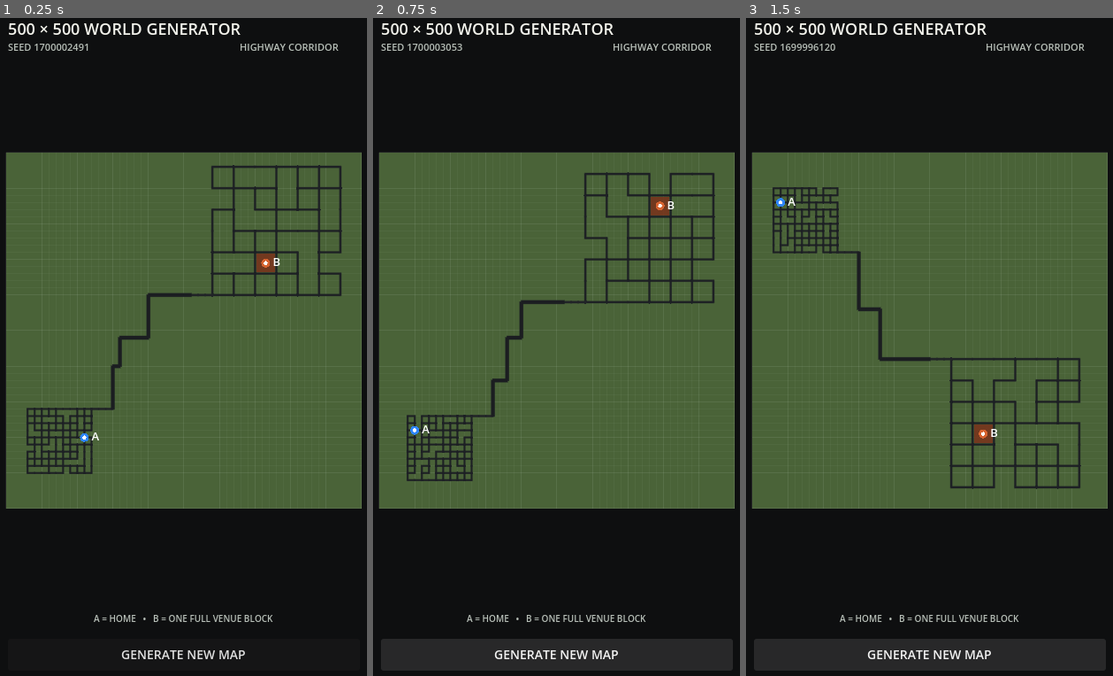
Above: before the commit, frames 1-3 (left to right).
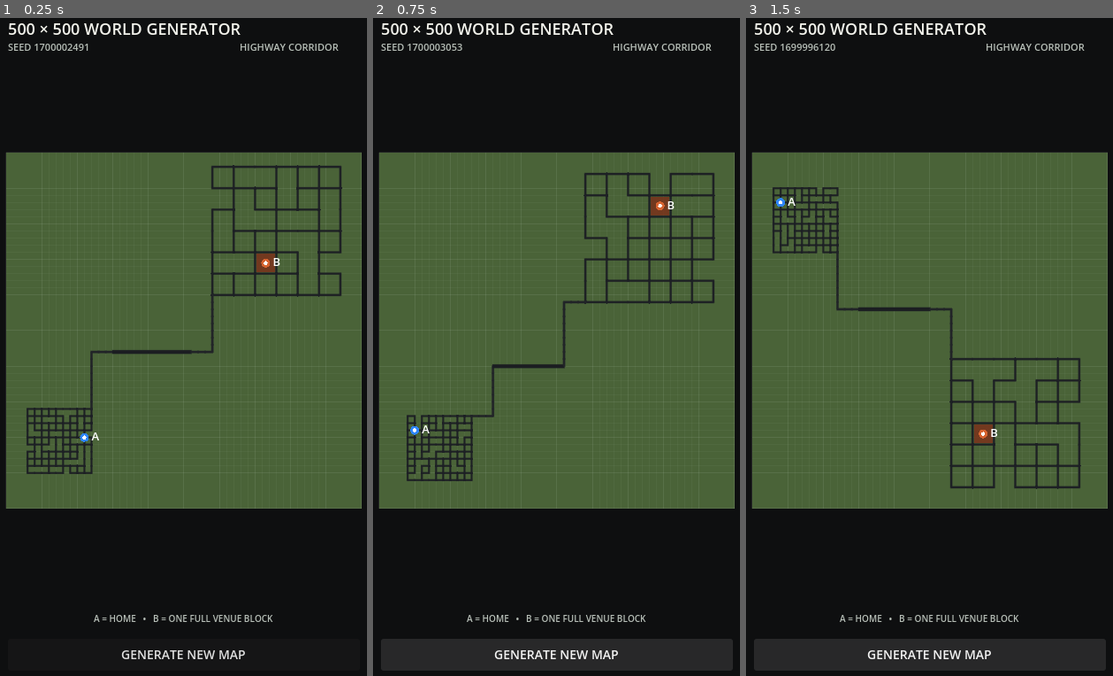
Above: after the commit, the same moments.

Repository: patrickcallahancomedy/comedian
Game: Godot game, scene res://scenes/drive/grid_world_prototype.tscn
The game is run twice, just before and just after one commit, with the same random seed, the same clock (stepped at 60 frames per second) and the same inputs. This scene is started directly instead of the project's main scene.
Inputs:
- Up to frame 1 (0.25 s): no input
- Up to frame 2 (0.75 s): click "GENERATE NEW MAP" at 0.5 s
- Up to frame 3 (1.5 s): click "GENERATE NEW MAP" at 1.25 s

The runs differ from the first frame. In frame 1, 0.7% of the frame differs, in the area x 24-59%, y 41-60%; in frame 2, 0.5%; in frame 3, 0.6%.

Commit message:
Keep generated highways straight

Diff:
--- a/godot/scripts/drive/grid_world_generator.gd
+++ b/godot/scripts/drive/grid_world_generator.gd
@@ -599,12 +599,34 @@
 
 	if dominant_horizontal:
 		var direction_x := 1 if delta.x >= 0 else -1
-		entry.x += direction_x * 30
-		exit.x -= direction_x * 30
+		var highway_y: int = _snap_int(
+			int(round((float(start.y) + float(finish.y)) * 0.5)),
+			20
+		)
+
+		entry = Vector2i(
+			start.x + direction_x * 30,
+			highway_y
+		)
+		exit = Vector2i(
+			finish.x - direction_x * 30,
+			highway_y
+		)
 	else:
 		var direction_y := 1 if delta.y >= 0 else -1
-		entry.y += direction_y * 30
-		exit.y -= direction_y * 30
+		var highway_x: int = _snap_int(
+			int(round((float(start.x) + float(finish.x)) * 0.5)),
+			20
+		)
+
+		entry = Vector2i(
+			highway_x,
+			start.y + direction_y * 30
+		)
+		exit = Vector2i(
+			highway_x,
+			finish.y - direction_y * 30
+		)
 
 	entry = _clamp_to_world(_snap_point(entry, CONNECTOR_STEP))
 	exit = _clamp_to_world(_snap_point(exit, CONNECTOR_STEP))
@@ -624,112 +646,19 @@
 		true
 	)
 
-	var highway_path := _build_sparse_highway_path(
-		entry,
-		exit
-	)
-
-	var previous_id := -1
-
-	for point_value in highway_path:
-		var point := Vector2i(point_value)
-		var node_id := _add_node(point)
-
-		if not highway_nodes.has(node_id):
-			highway_nodes.append(node_id)
-
-		if previous_id >= 0:
-			_add_edge(
-				previous_id,
-				node_id,
-				RoadClass.HIGHWAY
-			)
-
-		previous_id = node_id
-
-
-func _build_sparse_highway_path(
-	start: Vector2i,
-	finish: Vector2i
-) -> Array:
-	var result: Array = [start]
-	var delta := finish - start
-	var dominant_horizontal: bool = abs(delta.x) >= abs(delta.y)
-
-	var distance := Vector2(start).distance_to(Vector2(finish))
-	var major_sections := clampi(
-		int(round(distance / 75.0)),
-		2,
-		4
-	)
-
-	var current := start
-
-	for section in range(1, major_sections):
-		var t := float(section) / float(major_sections)
-		var target := Vector2i(
-			_snap_int(
-				int(round(lerpf(
-					float(start.x),
-					float(finish.x),
-					t
-				))),
-				20
-			),
-			_snap_int(
-				int(round(lerpf(
-					float(start.y),
-					float(finish.y),
-					t
-				))),
-				20
-			)
-		)
-
-		# The best corridor stays broadly monotonic, but the few major
-		# junctions can shift one coarse grid line to keep layouts varied.
-		if dominant_horizontal:
-			target.y += _rng.randi_range(-1, 1) * 20
-			target.y = clampi(
-				target.y,
-				WORLD_MARGIN,
-				GRID_SIZE - WORLD_MARGIN
-			)
-
-			var bend := Vector2i(target.x, current.y)
-			_append_unique_point(result, bend)
-			_append_unique_point(result, target)
-		else:
-			target.x += _rng.randi_range(-1, 1) * 20
-			target.x = clampi(
-				target.x,
-				WORLD_MARGIN,
-				GRID_SIZE - WORLD_MARGIN
-			)
-
-			var bend := Vector2i(current.x, target.y)
-			_append_unique_point(result, bend)
-			_append_unique_point(result, target)
-
-		current = target
-
-	if dominant_horizontal:
-		_append_unique_point(
-			result,
-			Vector2i(finish.x, current.y)
-		)
-	else:
-		_append_unique_point(
-			result,
-			Vector2i(current.x, finish.y)
-		)
-
-	_append_unique_point(result, finish)
-
-	while result.size() > HIGHWAY_MAX_MAJOR_NODES:
-		result.remove_at(result.size() - 2)
-
-	return result
+	# Highway is one uninterrupted straight run. Any turns required to reach
+	# it belong to the connectors, not the highway itself.
+	var entry_id: int = _add_node(entry)
+	var exit_id: int = _add_node(exit)
+
+	highway_nodes.append(entry_id)
+	if exit_id != entry_id:
+		highway_nodes.append(exit_id)
+		_add_edge(
+			entry_id,
+			exit_id,
+			RoadClass.HIGHWAY
+		)
 
 
 func _add_grid_path(
